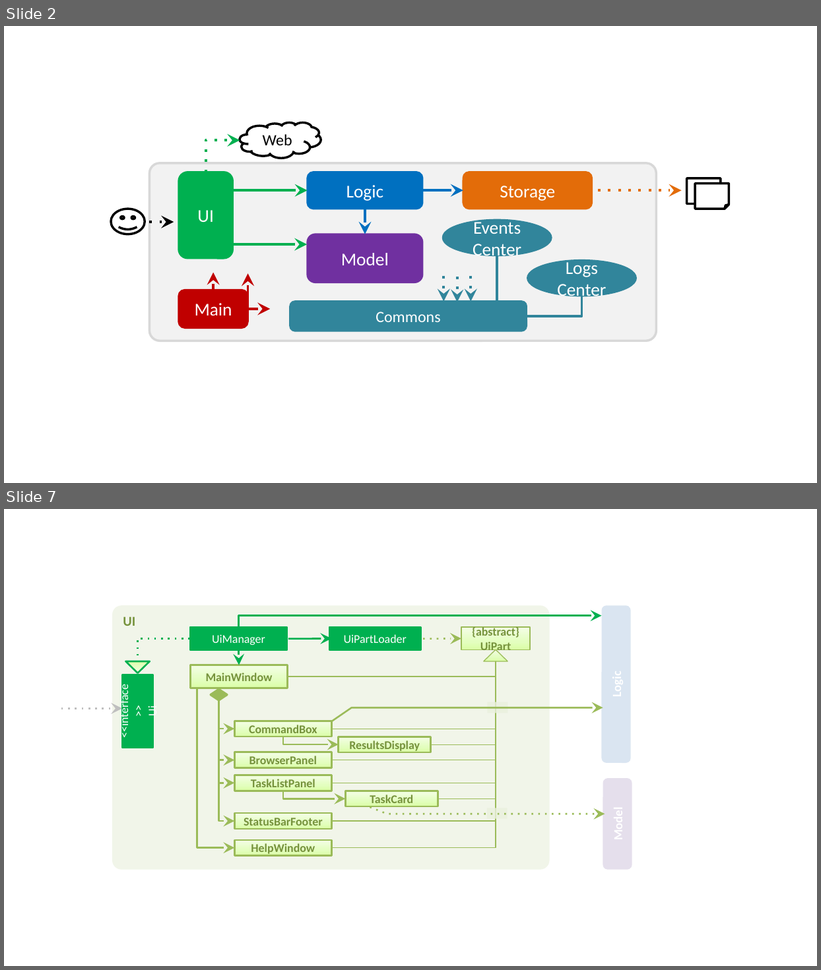
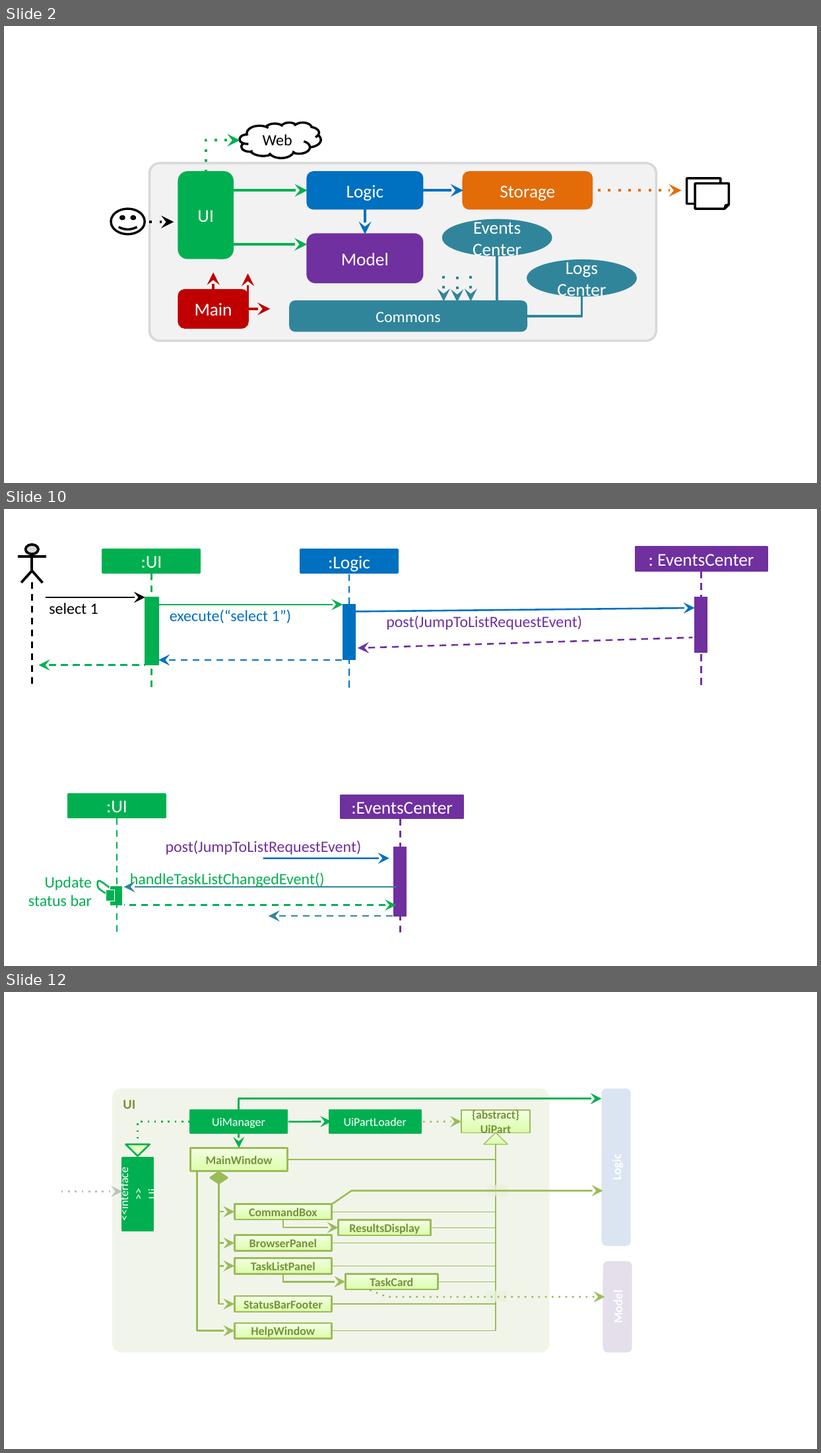
Before and after one commit to CS2103AUG2016-F09-C1/addressbook-level4, a slide deck: docs/diagrams/Diagrams.pptx. Shown one above the other, each under a label of ours: slides 2 and 7 before the commit, slides 2, 10 and 12 after it; the slides between them are not shown. The pictures are 821x970 and 821x1453 pixels, drawn with LibreOffice and Linux fonts; fonts in the diff are those of the drawing. Boxes give left, top, right and bottom in pixels: in the first picture for what was removed or moved away, otherwise in the second. Text is boxed around its words. In the diff, an @@ line names an element or a change of style, - is before the commit and + after.

```diff
--- a/docs/diagrams/Diagrams.pptx
+++ b/docs/diagrams/Diagrams.pptx
@@ slide 10 added at [4, 509, 817, 966], background #FFFFFF @@
@@ group added at [18, 545, 768, 934]: 11 rectangles, 10 arrows, 8 lines, 6 texts, 2 freeform shapes, 1 ellipse @@
+:UI
+:Logic
+: EventsCenter
+select 1
+execute(“select 1”)
+post(JumpToListRequestEvent)
+post(JumpToListRequestEvent)
+:EventsCenter
+:UI
+handleTaskListChangedEvent()
+Update status bar
@@ what was slide 7 is now slide 12 @@
```
Also in this commit, not shown: 3 slides changed, 7 other slides added, 3 slides removed, 1 other file.
